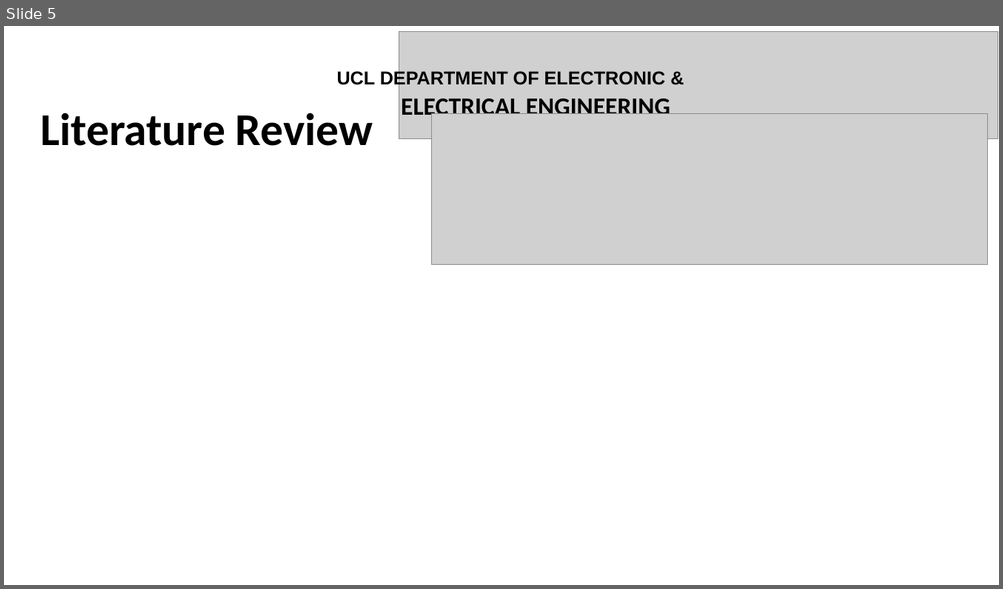
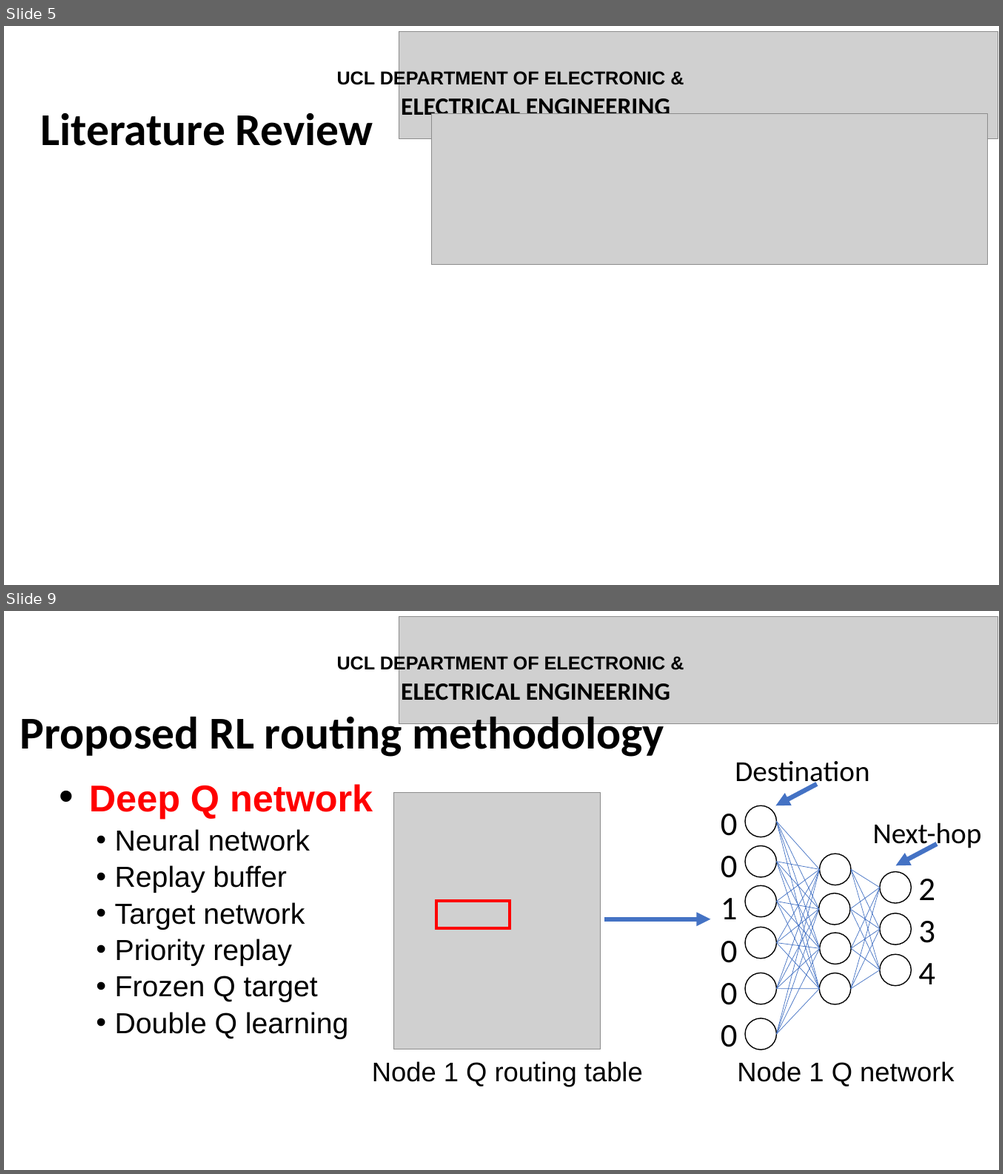
Before and after one commit to JinhaoWu/Msc-Project, a slide deck: presentation.pptx. Shown one above the other, each under a label of ours: slide 5 before the commit, slides 5 and 9 after it; the slides between them are not shown. The pictures are 1003x589 and 1003x1174 pixels, drawn with LibreOffice and Linux fonts; fonts in the diff are those of the drawing; grey boxes stand for pictures. Boxes give left, top, right and bottom in pixels: in the first picture for what was removed or moved away, otherwise in the second. Text is boxed around its words. In the diff, an @@ line names an element or a change of style, - is before the commit and + after.

```diff
--- a/presentation.pptx
+++ b/presentation.pptx
@@ slide 9 added at [4, 611, 999, 1170], background #FFFFFF @@
@@ picture added at [398, 617, 998, 723] @@
@@ text added at [337, 654, 670, 701], 18 pt, text #000000, bold @@
+UCL DEPARTMENT OF ELECTRONIC &
+ELECTRICAL ENGINEERING
@@ text added at [20, 710, 664, 759], 44 pt, text #000000, bold @@
+Proposed RL routing methodology
@@ text added at [89, 784, 373, 1039], 28 pt, text #000000 @@
+• Deep Q network
+  • Neural network
+  • Replay buffer
+  • Target network
+  • Priority replay
+  • Frozen Q target
+  • Double Q learning
@@ picture added at [393, 792, 600, 1050] @@
@@ group added at [720, 761, 982, 1050]: 36 lines, 13 ellipses, 4 texts, 2 arrows @@
+0
+0
+1
+0
+0
+0
+2
+3
+4
+Destination
+Next-hop
@@ rectangle added at [437, 901, 510, 929], outline #FF0000 3 pt @@
@@ arrow added from (605, 919) to (711, 919), #4472C4 4.5 pt @@
@@ text added at [372, 1062, 643, 1088], 26 pt, text #000000 @@
+Node 1 Q routing table
@@ text added at [737, 1062, 953, 1087], 26 pt, text #000000 @@
+Node 1 Q network
```
Also in this commit, not shown: 2 slides changed, 5 other slides added, 6 slides removed, 1 other file.
